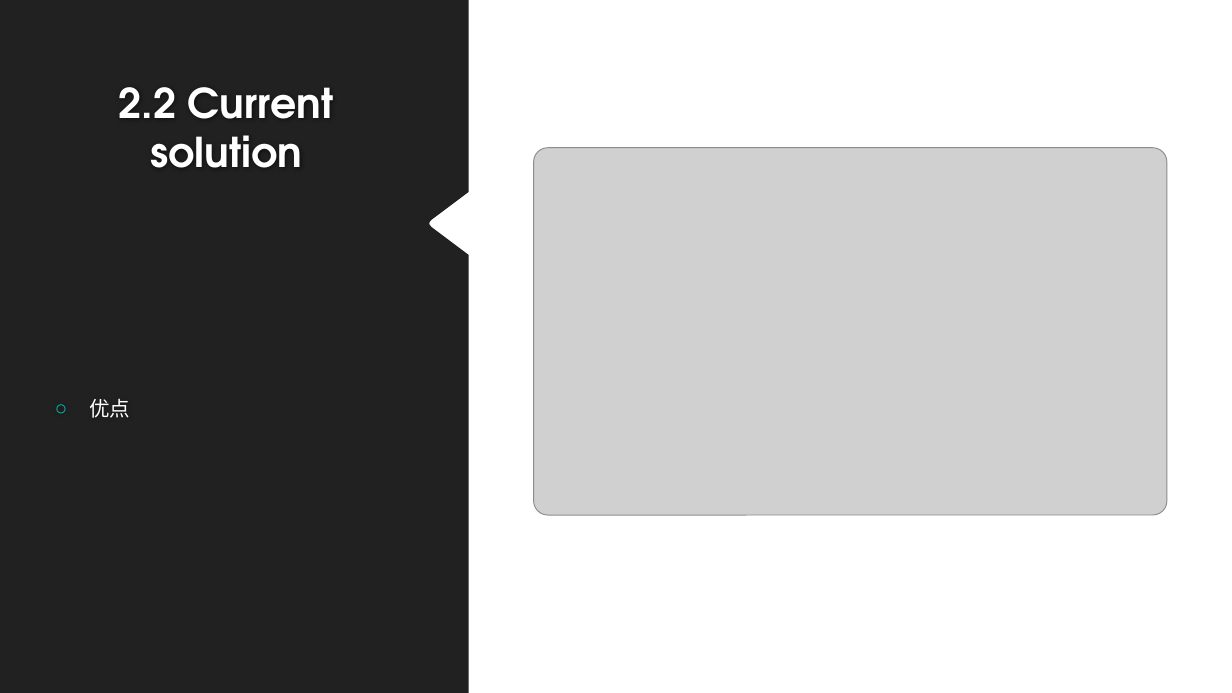
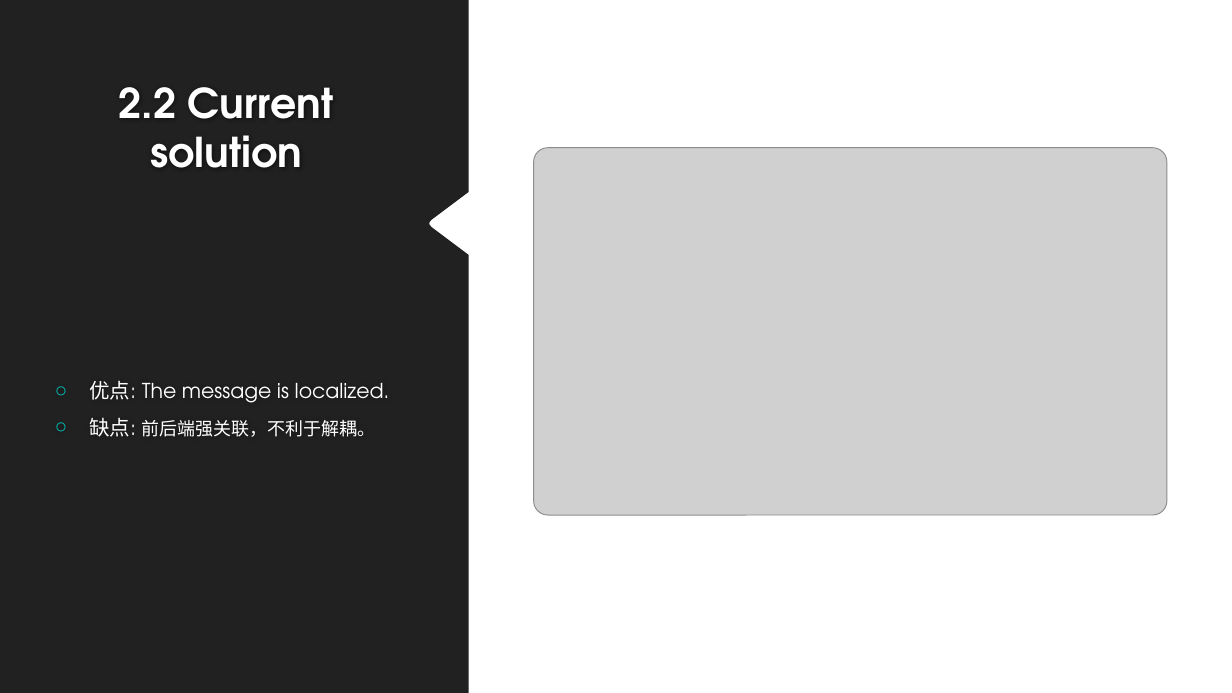
Before and after one commit to langxing6/server_i18n, a slide deck: slide 6 of server i18n.pptx. Drawn at 1232x693 pixels with LibreOffice and Linux fonts; fonts in the diff are those of the drawing; grey boxes stand for pictures; background and template pictures are left out. Boxes give left, top, right and bottom in pixels: in the first picture for what was removed or moved away, otherwise in the second. Text is boxed around its words. In the diff, an @@ line names an element or a change of style, - is before the commit and + after.

```diff
--- a/server i18n.pptx
+++ b/server i18n.pptx
@@ text at (90,380,390,437): text changed @@
-○ 优点
+○ 优点: The message is localized.
+○ 缺点: 前后端强关联，不利于解耦。
```
Also in this commit, not shown: 3 other slides changed, 1 slide added.
